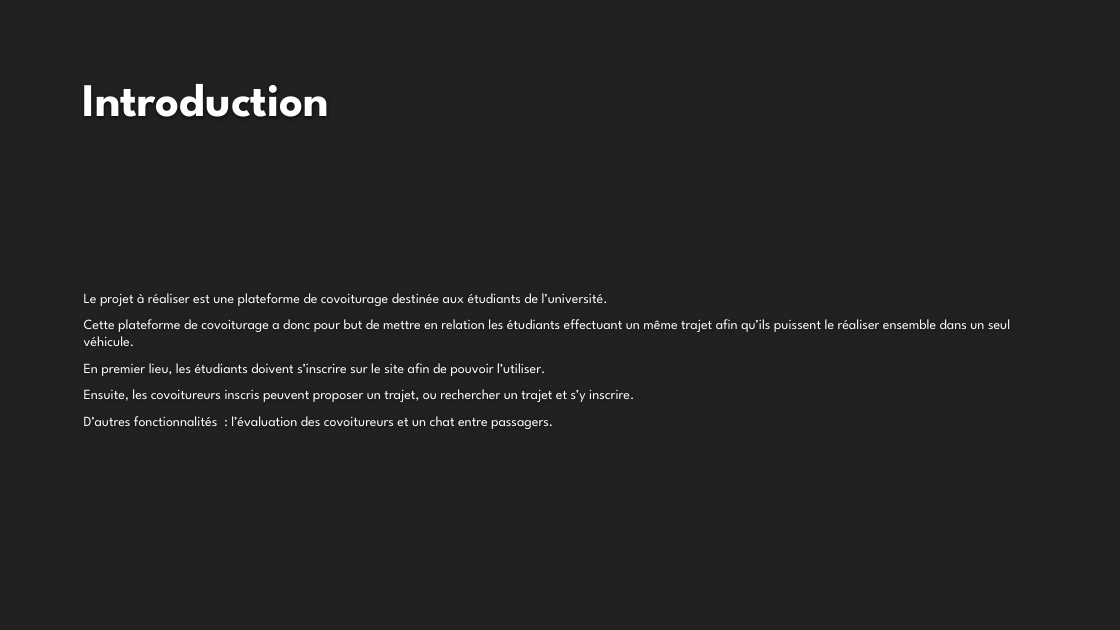
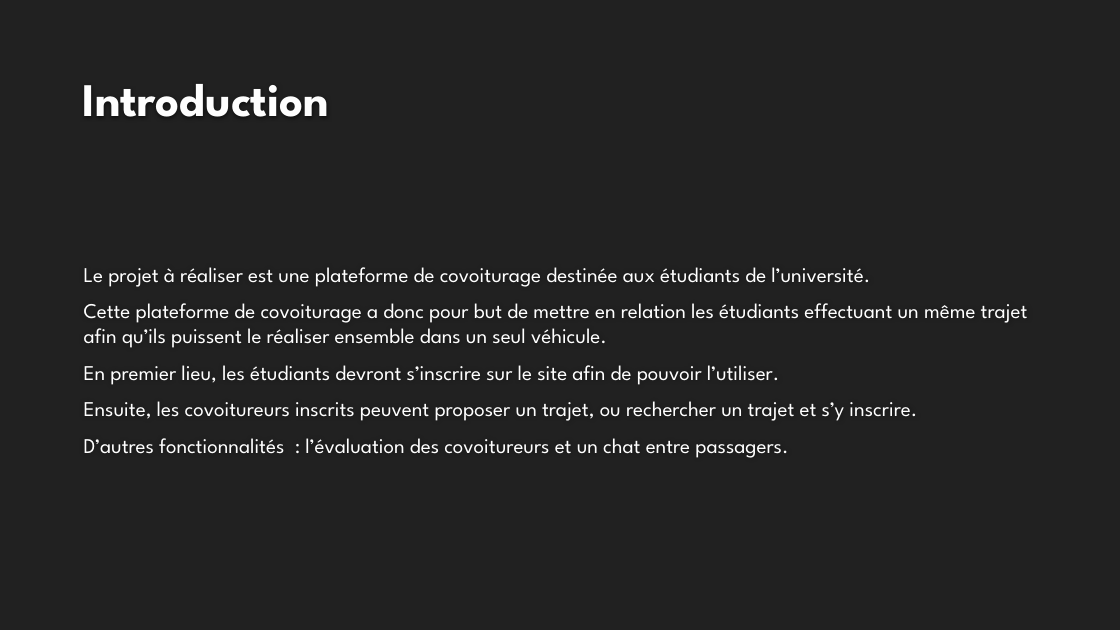
Before and after one commit to MarvinRmx/covogreen, a slide deck: slide 3 of doc/CovoGreen-slides.pptx. Drawn at 1120x630 pixels with LibreOffice and Linux fonts; fonts in the diff are those of the drawing; background and template pictures are left out. Boxes give left, top, right and bottom in pixels: in the first picture for what was removed or moved away, otherwise in the second. Text is boxed around its words. In the diff, an @@ line names an element or a change of style, - is before the commit and + after.

```diff
--- a/doc/CovoGreen-slides.pptx
+++ b/doc/CovoGreen-slides.pptx
@@ text at [84,267,1028,458]: size 12 to 18 pt in "Le projet à réaliser est une plateforme ...", "Cette plateforme de covoiturage a donc pour ...", "D’autres fonctionnalités : l’évaluation des covoitureurs et ..."; more space between paragraphs @@
@@ text at [84,365,917,421]: text changed; size 12 to 18 pt @@
-En premier lieu, les étudiants doivent s’inscrire sur le site afin de pouvoir l’utiliser.
-Ensuite, les covoitureurs inscris peuvent proposer un trajet, ou rechercher un trajet et s’y inscrire.
+En premier lieu, les étudiants devront s’inscrire sur le site afin de pouvoir l’utiliser.
+Ensuite, les covoitureurs inscrits peuvent proposer un trajet, ou rechercher un trajet et s’y inscrire.
```
Also in this commit, not shown: 5 other slides changed, 2 slides added, 2 other files.
